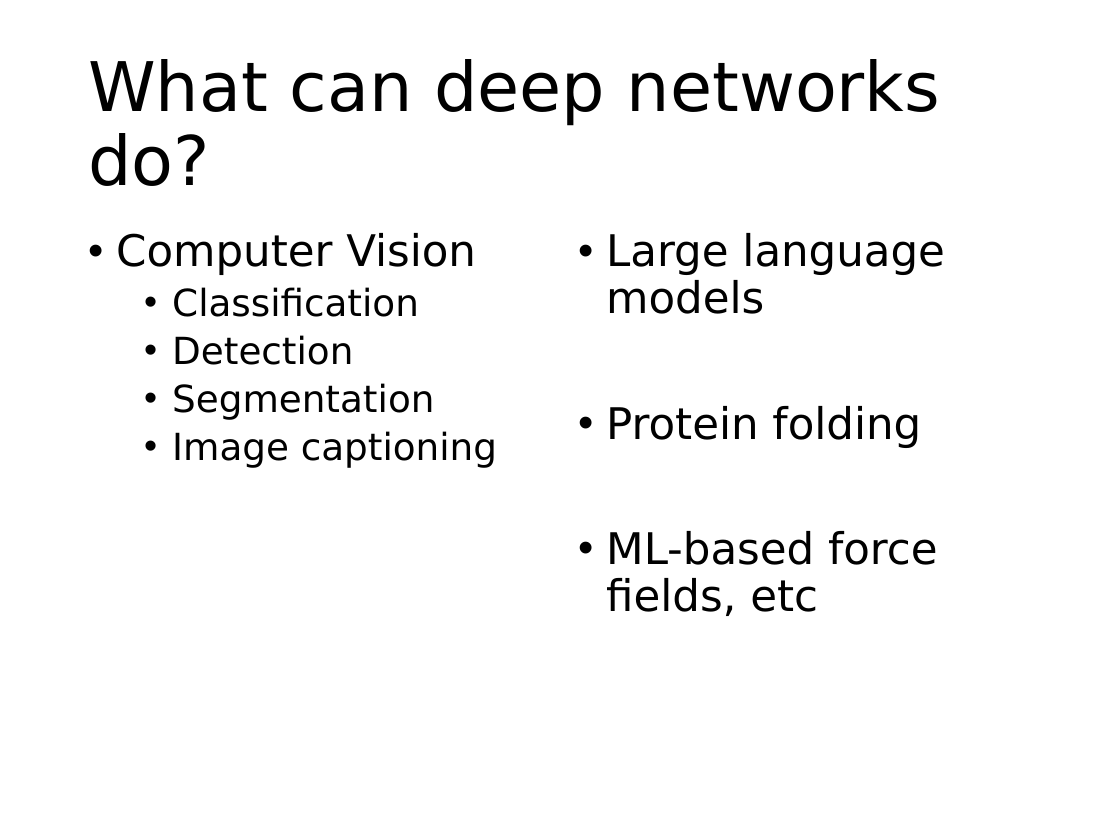
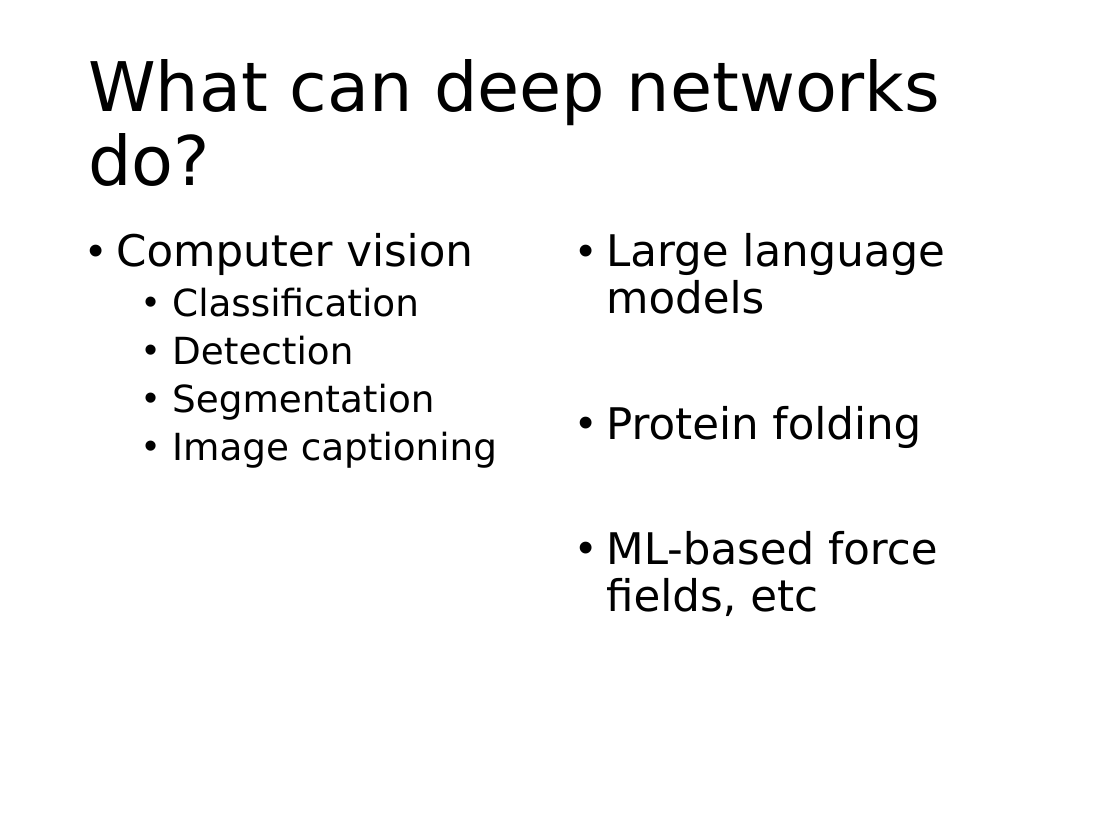
Before and after one commit to phywjs/phywjs.github.io, a slide deck: slide 3 of AIS5103/ML-slide-7.pptx. Drawn at 1120x840 pixels with LibreOffice and Linux fonts; fonts in the diff are those of the drawing. Boxes give left, top, right and bottom in pixels: in the first picture for what was removed or moved away, otherwise in the second. Text is boxed around its words. In the diff, an @@ line names an element or a change of style, - is before the commit and + after.

```diff
--- a/AIS5103/ML-slide-7.pptx
+++ b/AIS5103/ML-slide-7.pptx
@@ text at (x1=116, y1=233, x2=473, y2=275): text changed @@
-• Computer Vision
+• Computer vision
```
Also in this commit, not shown: 4 other slides changed, 2 slides added, 1 slide removed, 3 other files.
